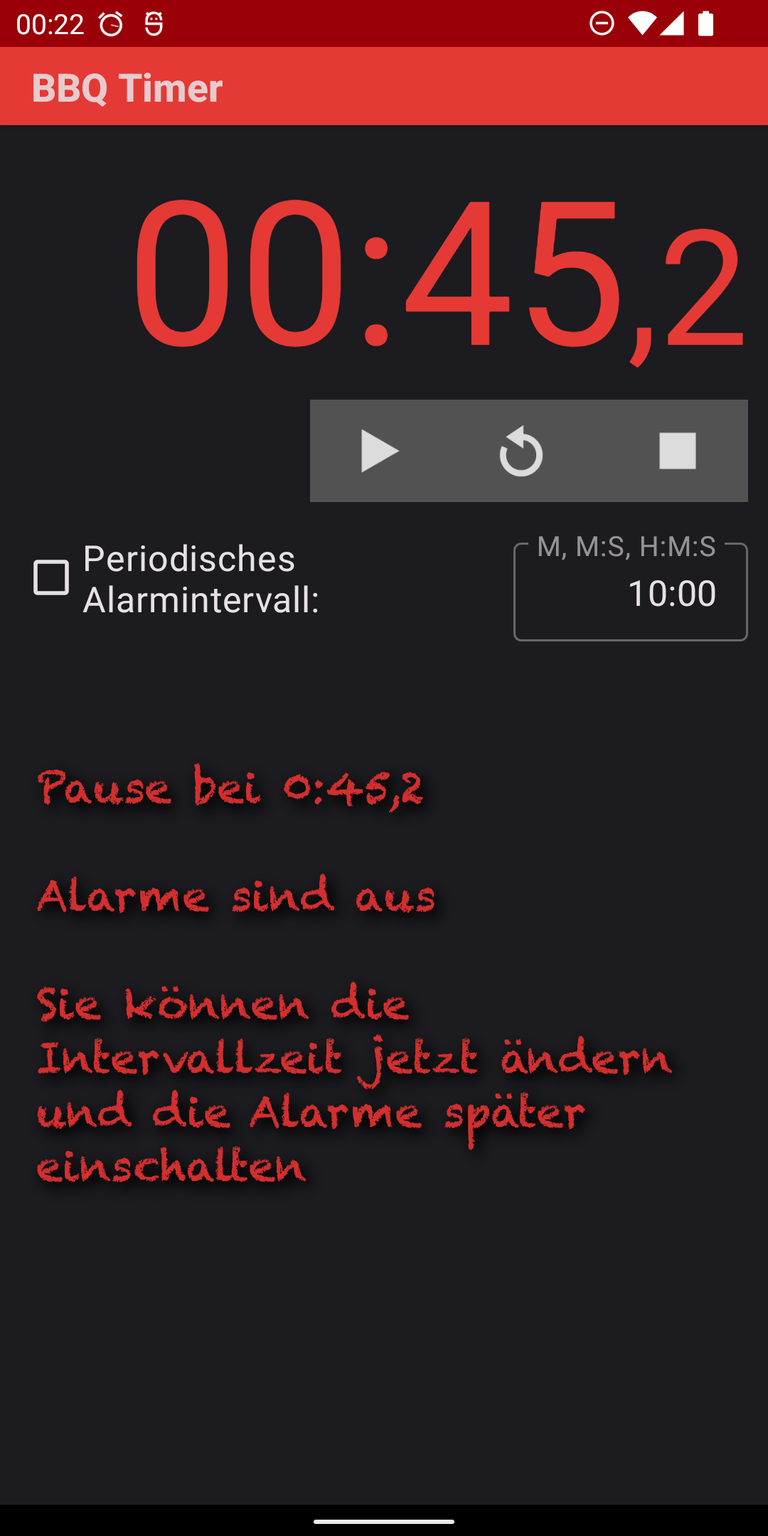
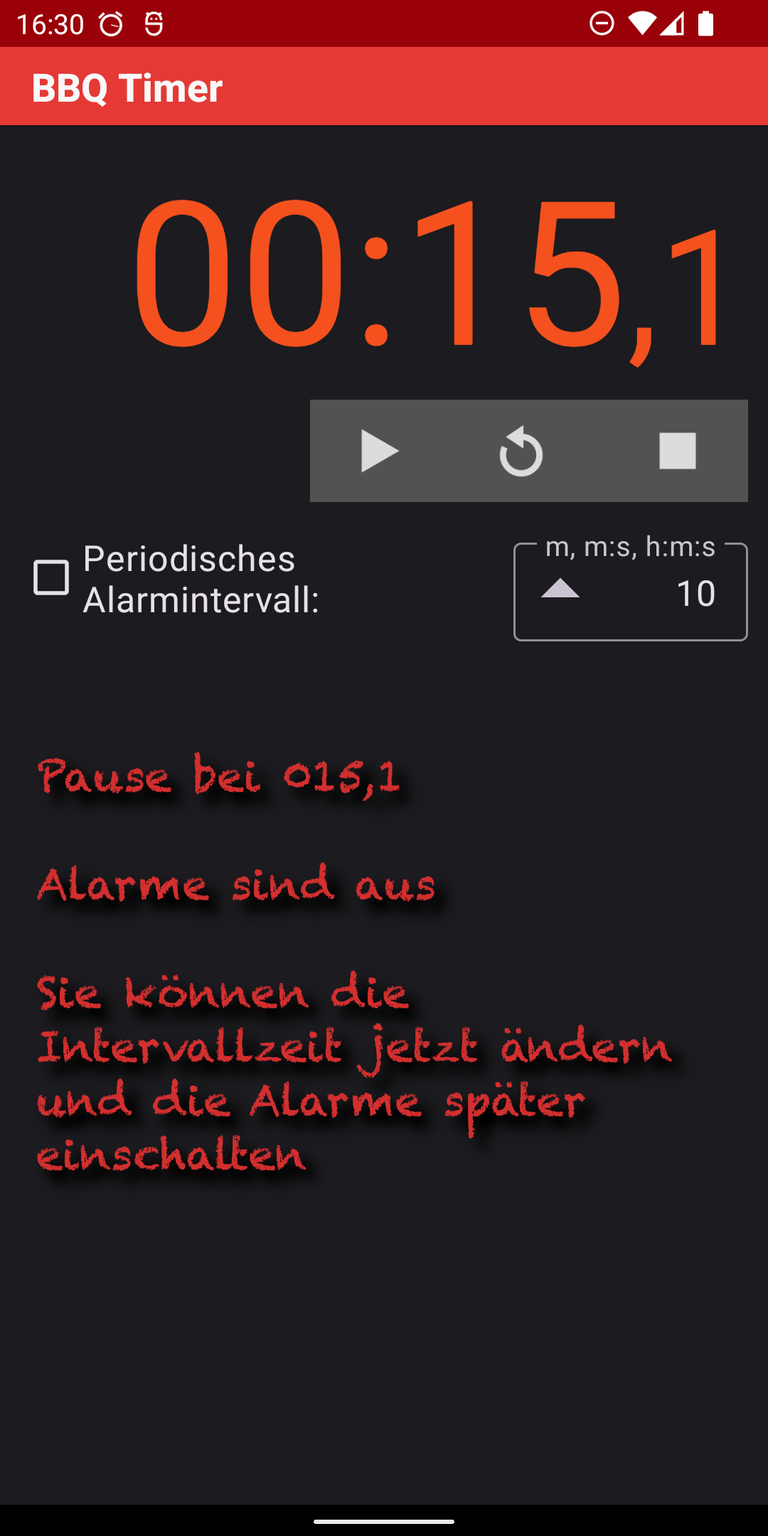
Before/after of a 768 x 1536 layered artwork. What changed in the layer stack:
renamed "Pause bei 0:45,2 ..." to "Pause bei 015,1 ...", painted on it over [33, 750, 691, 1198]
renamed "screenshot paused no alarms.png" to "screenshot paused no alarms.png #1", painted on it over [17, 10, 749, 1198]
